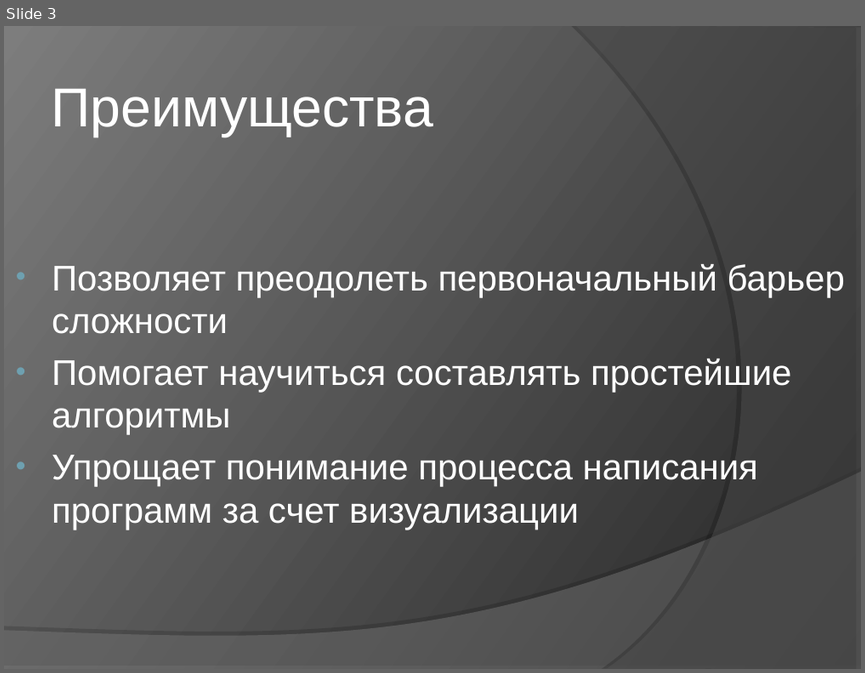
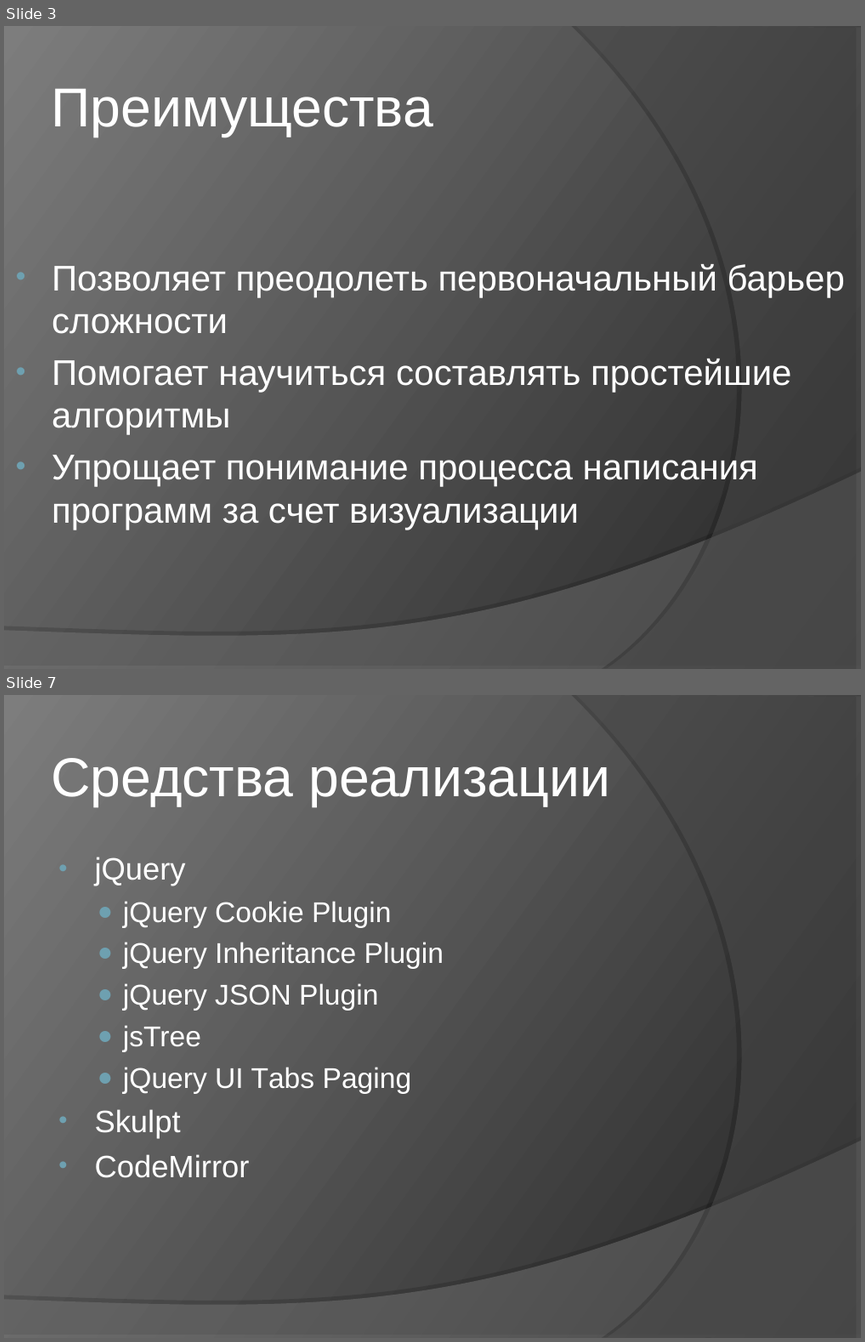
Before and after one commit to klenin/cats-junior, a slide deck: C8503A_Vasilyeva_presentation.ppt. Shown one above the other, each under a label of ours: slide 3 before the commit, slides 3 and 7 after it; the slides between them are not shown. The pictures are 865x673 and 865x1342 pixels, drawn with LibreOffice and Linux fonts; fonts in the diff are those of the drawing. Boxes give left, top, right and bottom in pixels: in the first picture for what was removed or moved away, otherwise in the second. Text is boxed around its words. In the diff, an @@ line names an element or a change of style, - is before the commit and + after.

```diff
--- a/C8503A_Vasilyeva_presentation.ppt
+++ b/C8503A_Vasilyeva_presentation.ppt
@@ slide 7 added at [4, 695, 861, 1338], background gradient #242424 to #7D7D7D; not listed: 2 template elements that a slide beside it also shows @@
@@ text added at [51, 758, 610, 806], 46 pt, text #FFFFFF @@
+Средства реализации
@@ text added at [95, 857, 443, 1178], 24 pt, text #FFFFFF @@
+• jQuery
+  ● jQuery Cookie Plugin
+  ● jQuery Inheritance Plugin
+  ● jQuery JSON Plugin
+  ● jsTree
+  ● jQuery UI Tabs Paging
+• Skulpt
+• CodeMirror
```
Also in this commit, not shown: 3 slides changed, 14 other slides added, 2 slides removed, 2 other files.
